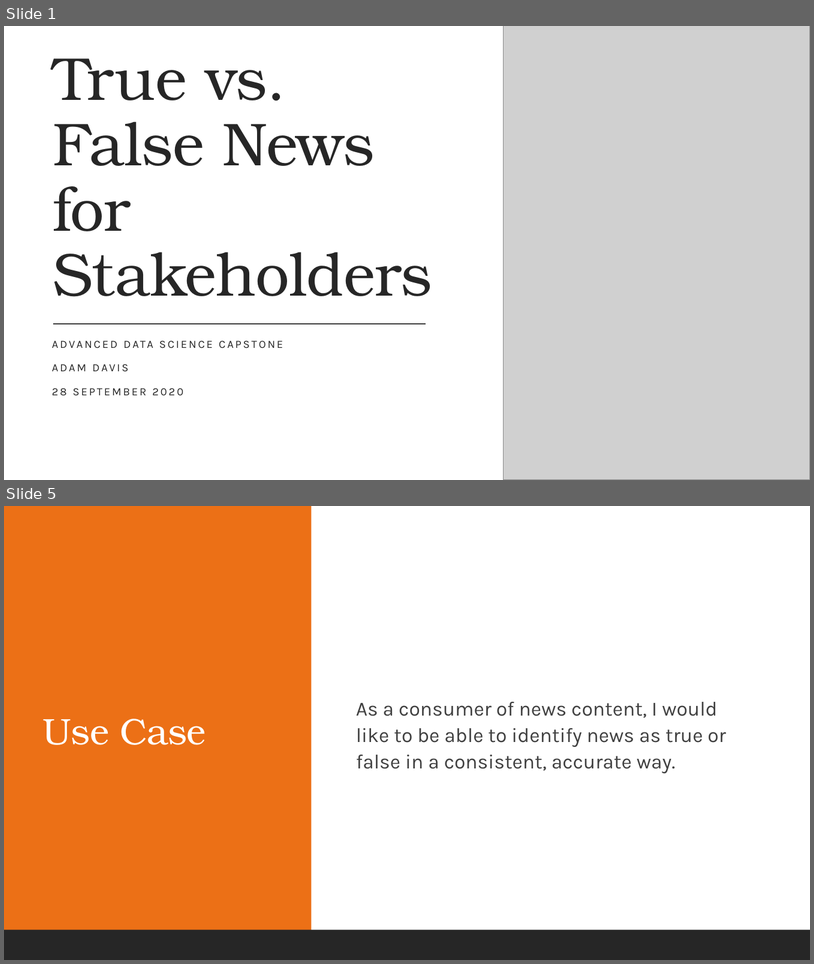
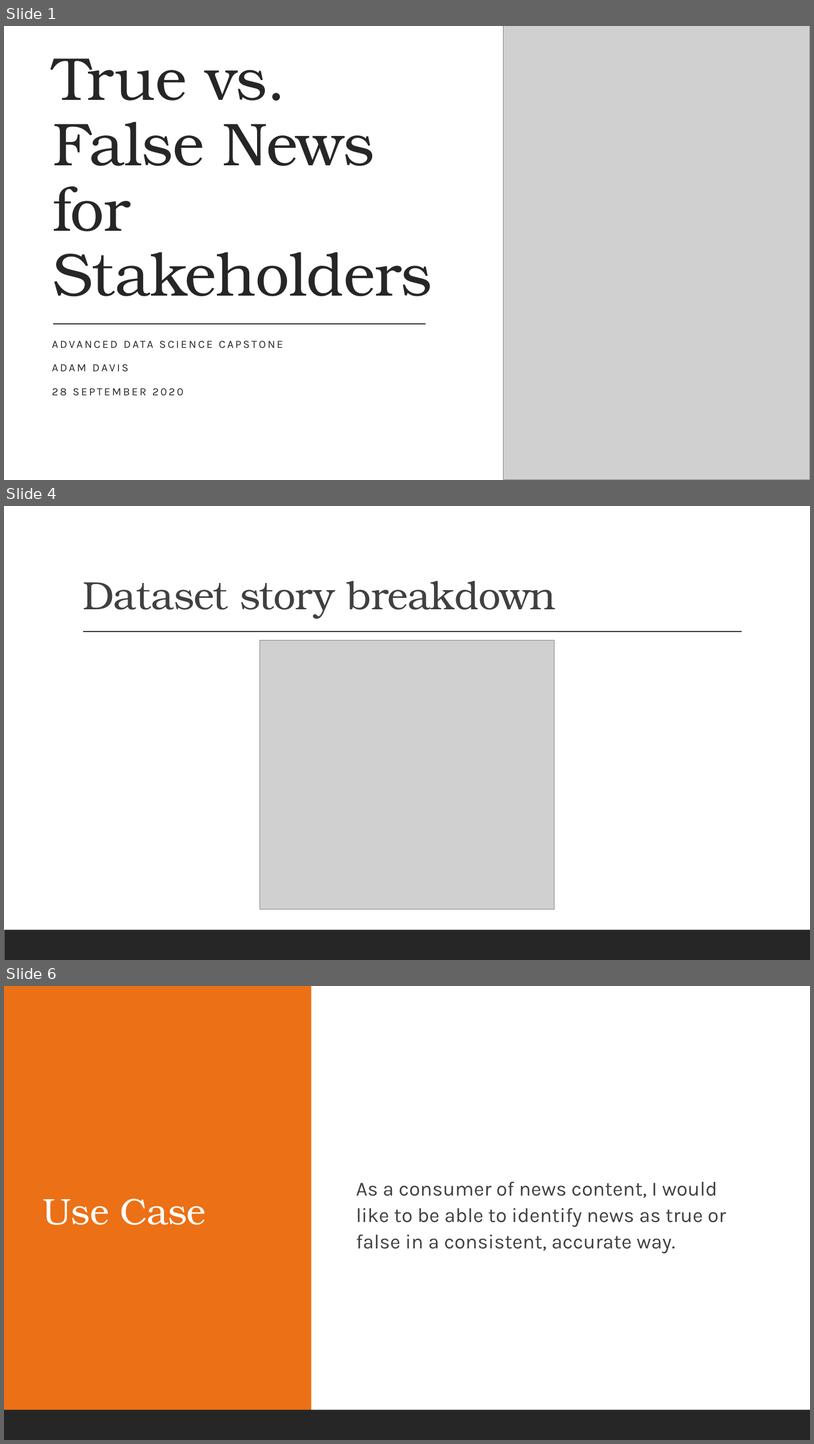
Before and after one commit to adamx97/Data-Science-Advanced-Capstone, a slide deck: Final Documents/TrueVsFakeNewsStakeholders.pptx. Shown one above the other, each under a label of ours: slides 1 and 5 before the commit, slides 1, 4 and 6 after it; the slides between them are not shown. The pictures are 814x964 and 814x1444 pixels, drawn with LibreOffice and Linux fonts; fonts in the diff are those of the drawing; grey boxes stand for pictures. Boxes give left, top, right and bottom in pixels: in the first picture for what was removed or moved away, otherwise in the second. Text is boxed around its words. In the diff, an @@ line names an element or a change of style, - is before the commit and + after.

```diff
--- a/Final Documents/TrueVsFakeNewsStakeholders.pptx
+++ b/Final Documents/TrueVsFakeNewsStakeholders.pptx
@@ slide 4 added at bbox=[4, 506, 810, 960], background #FFFFFF; not listed: 1 template element that a slide beside it also shows @@
@@ title added at bbox=[83, 581, 556, 619], 47 pt, text #404040 @@
+Dataset story breakdown
@@ line added from (83, 632) to (743, 632), #404040 1 pt @@
@@ picture added at bbox=[260, 640, 555, 909] @@
@@ what was slide 5 is now slide 6 @@
```
Also in this commit, not shown: 4 slides changed, 1 other slide added, 5 other files.
